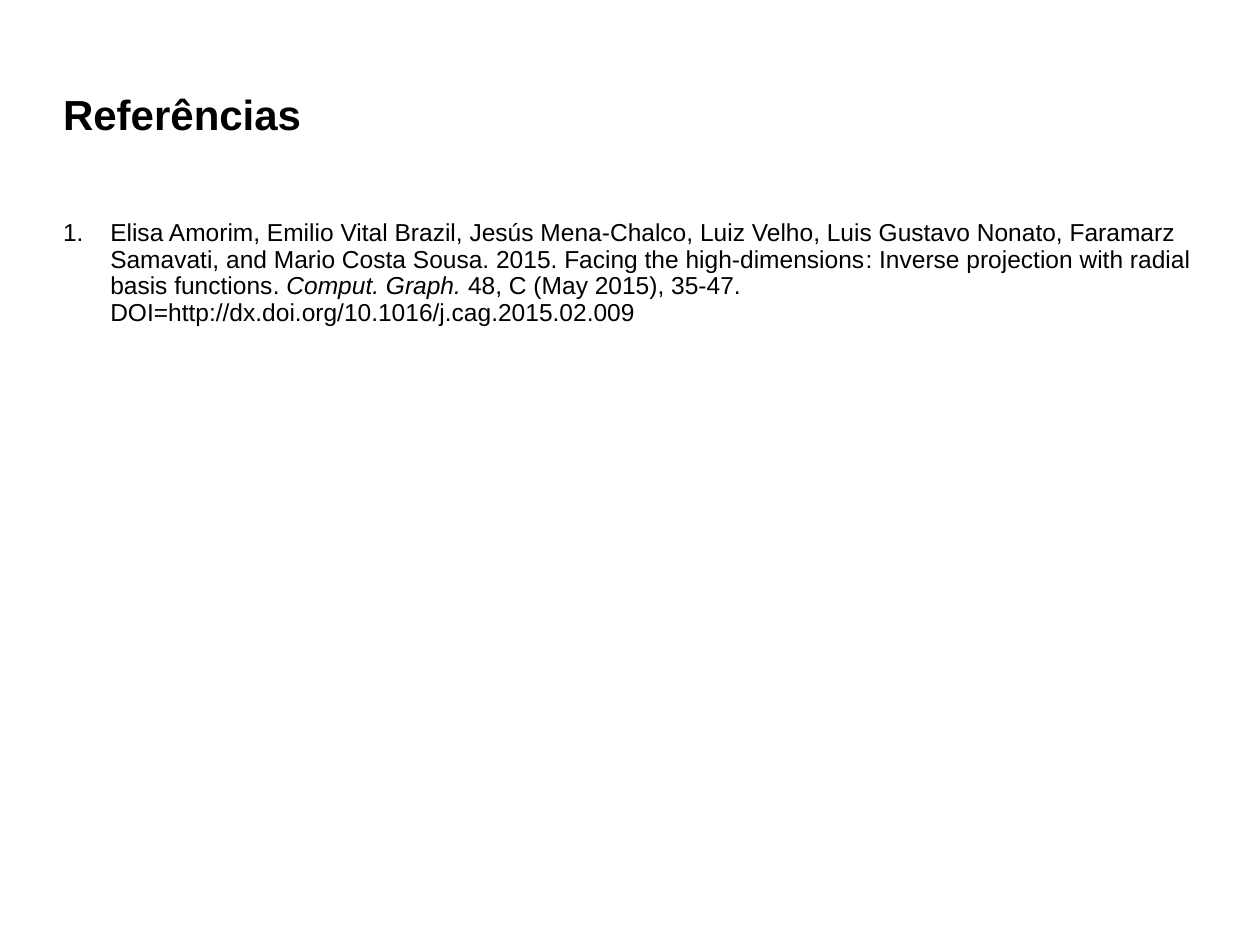
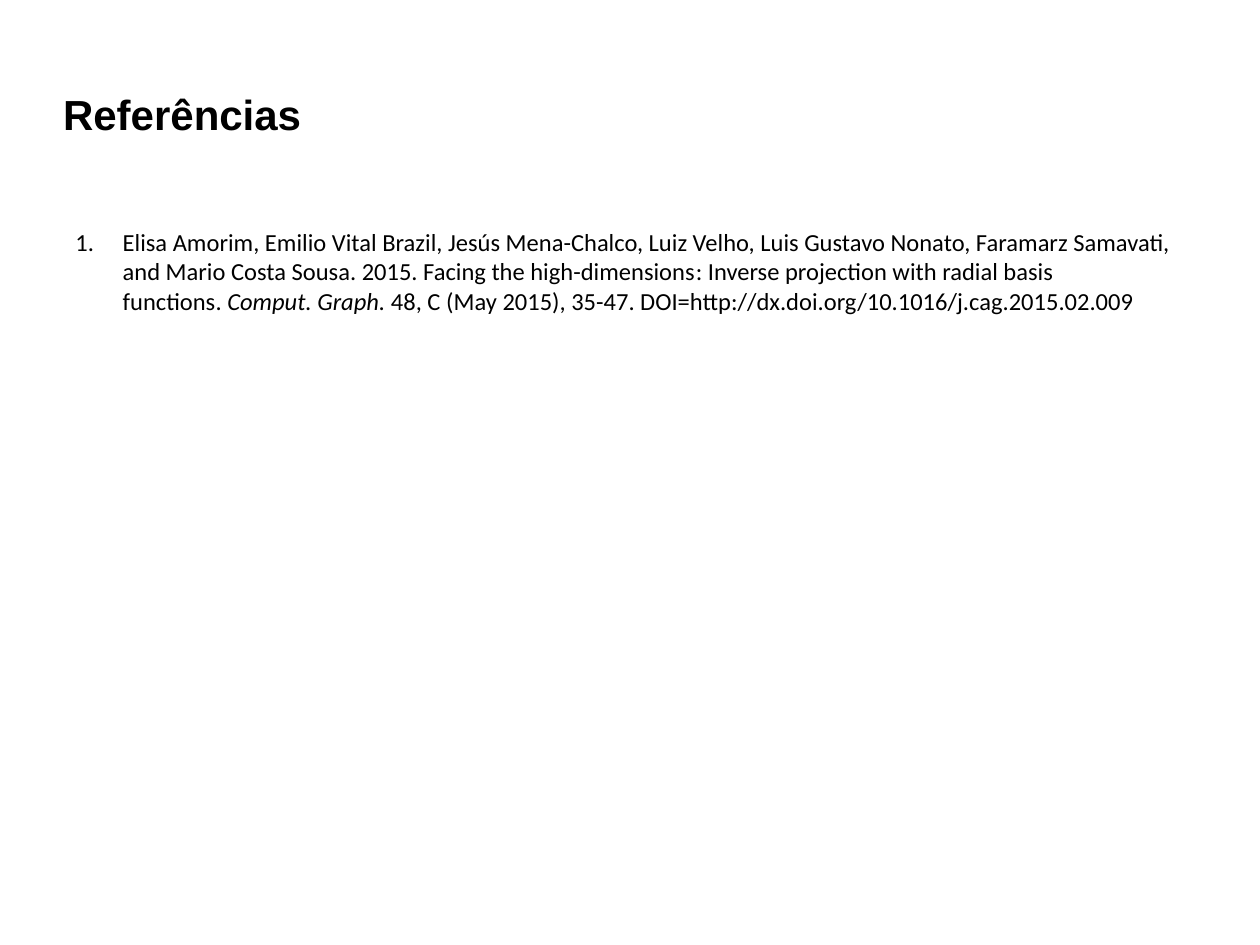
Before and after one commit to lquatrin/inf2031, a slide deck: slide 36 of pres.pptx [Repaired].pptx (slide 37 before the commit). Drawn at 1260x945 pixels with LibreOffice and Linux fonts; fonts in the diff are those of the drawing. Boxes give left, top, right and bottom in pixels: in the first picture for what was removed or moved away, otherwise in the second. Text is boxed around its words. In the diff, an @@ line names an element or a change of style, - is before the commit and + after.

```diff
--- a/pres.pptx [Repaired].pptx
+++ b/pres.pptx [Repaired].pptx
@@ text "Elisa Amorim, Emilio Vital Brazil, ..." at box(123, 234, 1169, 315): font Arial to Calibri; line spacing 0.9 to 1; less space between paragraphs @@
```
Also in this commit, not shown: 5 other slides changed, 1 slide removed.
